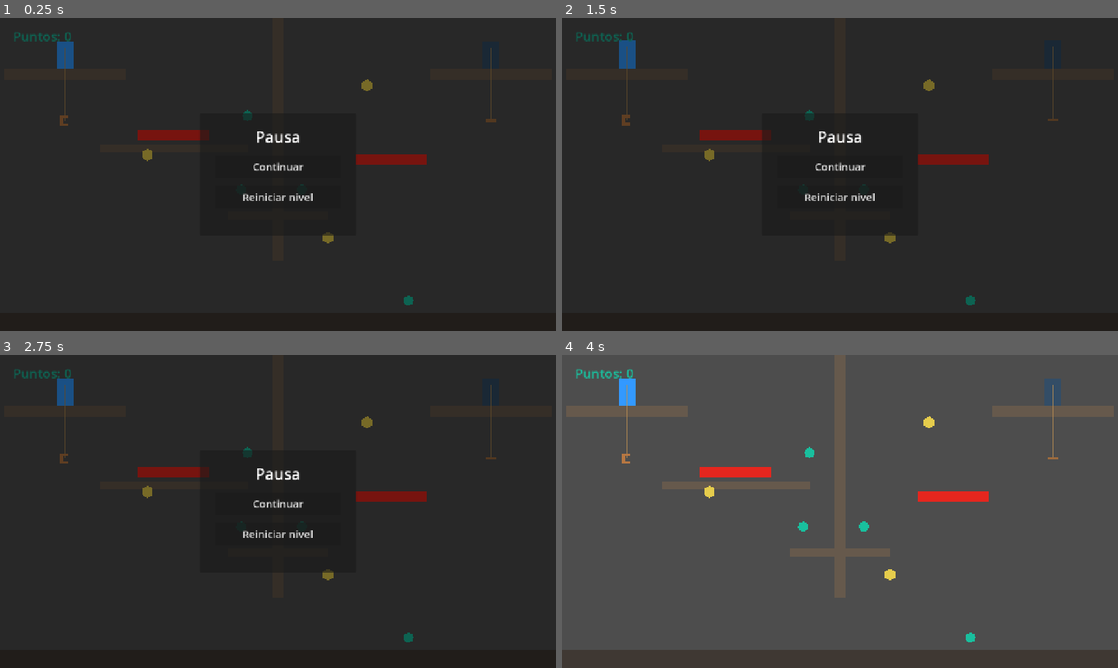
Above: before the commit, frames 1-4 (two rows, left to right).
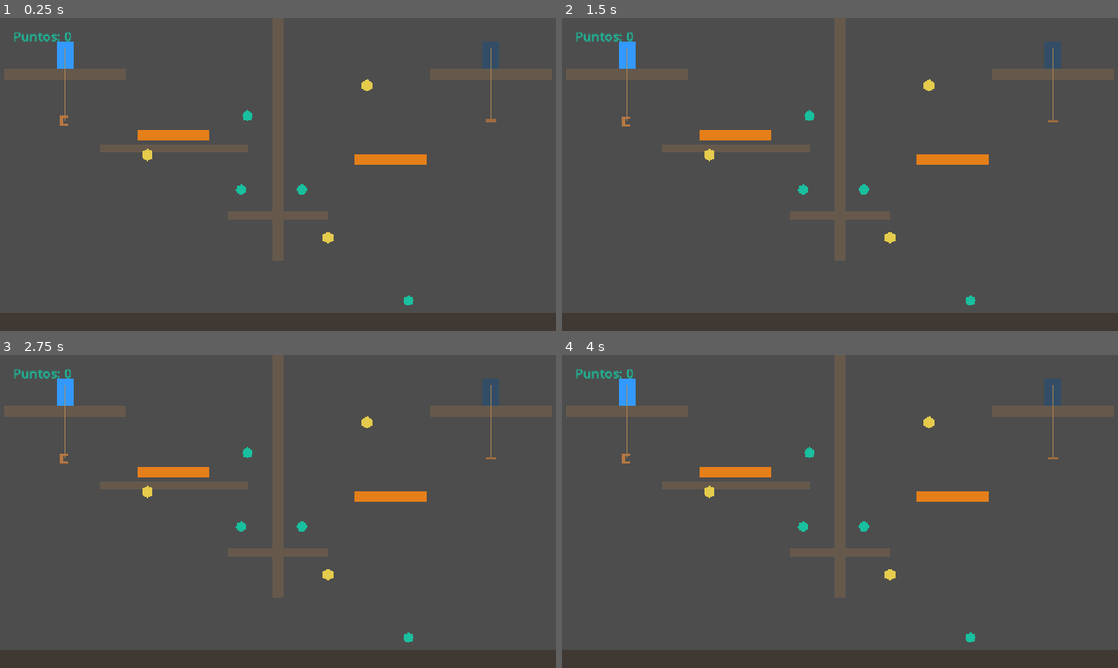
Above: after the commit, the same moments.

Repository: vittocher/emboque-de-a-dos
Game: Godot game, scene res://scenes/level_2.tscn
The game is run twice, just before and just after one commit, with the same random seed, the same clock (stepped at 60 frames per second) and the same inputs. This scene is started directly instead of the project's main scene.
Inputs (mouse positions are in pixels of both pictures, inside the frame that each line leads up to):
- Up to frame 1 (0.25 s): no input
- Up to frame 2 (1.5 s): click (840, 196) at 0.5 s, where only the run before the commit has a clickable "Reiniciar nivel"; click (840, 196) at 1.25 s, where only the run before the commit has a clickable "Reiniciar nivel"
- Up to frame 3 (2.75 s): click (278, 533) at 2 s, where only the run before the commit has a clickable "Reiniciar nivel"
- Up to frame 4 (4 s): click (840, 505) at 2.75 s, where only the run before the commit has a clickable "Continuar"; tap Enter at 3.5 s

The runs differ from the first frame. In frame 1, 100% of the frame differs, in the area x 0-100%, y 0-100%; in frame 2, 100%; in frame 3, 100%; in frame 4, 0.9%.
Error before the commit: Invalid access to property or key 'pressed' on a base object of type 'null instance'. (res://scripts/pause_menu.gd:21)

Commit message:
Refactor level_2 scene: replace red blocks with death zones and adjust UI elements

Diff:
--- a/scenes/level_2.tscn
+++ b/scenes/level_2.tscn
@@ -9,6 +9,7 @@
 [ext_resource type="Script" path="res://scripts/pause_menu.gd" id="7_pause"]
 [ext_resource type="PackedScene" path="res://scenes/collectible.tscn" id="8_collectible"]
 [ext_resource type="Script" path="res://scripts/score_manager.gd" id="9_score"]
+[ext_resource type="PackedScene" path="res://scenes/both_death_zone.tscn" id="10_deathzone"]
 
 [sub_resource type="RectangleShape2D" id="Shape_ground"]
 size = Vector2(1280, 40)
@@ -24,12 +25,6 @@
 
 [sub_resource type="RectangleShape2D" id="Shape_wall"]
 size = Vector2(26, 560)
-
-[sub_resource type="RectangleShape2D" id="Shape_red_left"]
-size = Vector2(165, 24)
-
-[sub_resource type="RectangleShape2D" id="Shape_red_right"]
-size = Vector2(165, 24)
 
 [node name="Level2" type="Node2D"]
 
@@ -96,29 +91,13 @@
 color = Color(0.4, 0.35, 0.3, 1)
 polygon = PackedVector2Array(-13, -280, 13, -280, 13, 280, -13, 280)
 
-[node name="RedBlockLeft" type="StaticBody2D" parent="."]
+[node name="DeathZoneLeft" parent="." instance=ExtResource("10_deathzone")]
 position = Vector2(400, 270)
-
-[node name="CollisionShape2D" type="CollisionShape2D" parent="RedBlockLeft"]
-shape = SubResource("Shape_red_left")
-one_way_collision = true
-one_way_collision_margin = 8.0
-
-[node name="Visual" type="Polygon2D" parent="RedBlockLeft"]
-color = Color(0.9, 0.15, 0.12, 1)
-polygon = PackedVector2Array(-82, -12, 82, -12, 82, 12, -82, 12)
-
-[node name="RedBlockRight" type="StaticBody2D" parent="."]
+scale = Vector2(1.65, 0.8)
+
+[node name="DeathZoneRight" parent="." instance=ExtResource("10_deathzone")]
 position = Vector2(900, 325)
-
-[node name="CollisionShape2D" type="CollisionShape2D" parent="RedBlockRight"]
-shape = SubResource("Shape_red_right")
-one_way_collision = true
-one_way_collision_margin = 8.0
-
-[node name="Visual" type="Polygon2D" parent="RedBlockRight"]
-color = Color(0.9, 0.15, 0.12, 1)
-polygon = PackedVector2Array(-82, -12, 82, -12, 82, 12, -82, 12)
+scale = Vector2(1.65, 0.8)
 
 [node name="HookPointLeft" parent="." instance=ExtResource("3_hook")]
 position = Vector2(340, 315)
@@ -204,9 +183,9 @@
 [node name="Panel" type="Panel" parent="UI/PausePanel"]
 layout_mode = 0
 offset_left = 460.0
-offset_top = 220.0
+offset_top = 150.0
 offset_right = 820.0
-offset_bottom = 500.0
+offset_bottom = 570.0
 
 [node name="VBox" type="VBoxContainer" parent="UI/PausePanel/Panel"]
 layout_mode = 1
@@ -217,6 +196,8 @@
 offset_top = 28.0
 offset_right = -36.0
 offset_bottom = -28.0
+grow_horizontal = 2
+grow_vertical = 2
 theme_override_constants/separation = 18
 
 [node name="Title" type="Label" parent="UI/PausePanel/Panel/VBox"]
@@ -236,6 +217,73 @@
 custom_minimum_size = Vector2(0, 52)
 text = "Reiniciar nivel"
 theme_override_font_sizes/font_size = 24
+
+[node name="SettingsButton" type="Button" parent="UI/PausePanel/Panel/VBox"]
+layout_mode = 2
+custom_minimum_size = Vector2(0, 52)
+text = "Ajustes"
+theme_override_font_sizes/font_size = 24
+
+[node name="MainMenuButton" type="Button" parent="UI/PausePanel/Panel/VBox"]
+layout_mode = 2
+custom_minimum_size = Vector2(0, 52)
+text = "Menú principal"
+theme_override_font_sizes/font_size = 24
+
+[node name="SettingsVBox" type="VBoxContainer" parent="UI/PausePanel/Panel"]
+layout_mode = 1
+anchors_preset = 15
+anchor_right = 1.0
+anchor_bottom = 1.0
+offset_left = 36.0
+offset_top = 28.0
+offset_right = -36.0
+offset_bottom = -28.0
+grow_horizontal = 2
+grow_vertical = 2
+theme_override_constants/separation = 14
+
+[node name="Title" type="Label" parent="UI/PausePanel/Panel/SettingsVBox"]
+layout_mode = 2
+text = "Ajustes"
+horizontal_alignment = 1
+theme_override_font_sizes/font_size = 30
+
+[node name="VolumeRow" type="HBoxContainer" parent="UI/PausePanel/Panel/SettingsVBox"]
+layout_mode = 2
+theme_override_constants/separation = 12
+
+[node name="Label" type="Label" parent="UI/PausePanel/Panel/SettingsVBox/VolumeRow"]
+layout_mode = 2
+custom_minimum_size = Vector2(125, 0)
+text = "Volumen"
+
+[node name="VolumeSlider" type="HSlider" parent="UI/PausePanel/Panel/SettingsVBox/VolumeRow"]
+layout_mode = 2
+custom_minimum_size = Vector2(180, 0)
+size_flags_vertical = 4
+min_value = 0.0
+max_value = 1.0
+step = 0.01
+
+[node name="FullscreenRow" type="HBoxContainer" parent="UI/PausePanel/Panel/SettingsVBox"]
+layout_mode = 2
+theme_override_constants/separation = 12
+
+[node name="Label" type="Label" parent="UI/PausePanel/Panel/SettingsVBox/FullscreenRow"]
+layout_mode = 2
+custom_minimum_size = Vector2(125, 0)
+text = "Pantalla completa"
+
+[node name="FullscreenCheck" type="CheckBox" parent="UI/PausePanel/Panel/SettingsVBox/FullscreenRow"]
+layout_mode = 2
+text = "Activar"
+
+[node name="BackButton" type="Button" parent="UI/PausePanel/Panel/SettingsVBox"]
+layout_mode = 2
+custom_minimum_size = Vector2(0, 46)
+text = "Volver a pausa"
+theme_override_font_sizes/font_size = 20
 
 [node name="WinLabel" type="Label" parent="UI"]
 anchor_right = 1.0
Not shown: 1 places in scenes/level_2.tscn that only renumber resources
